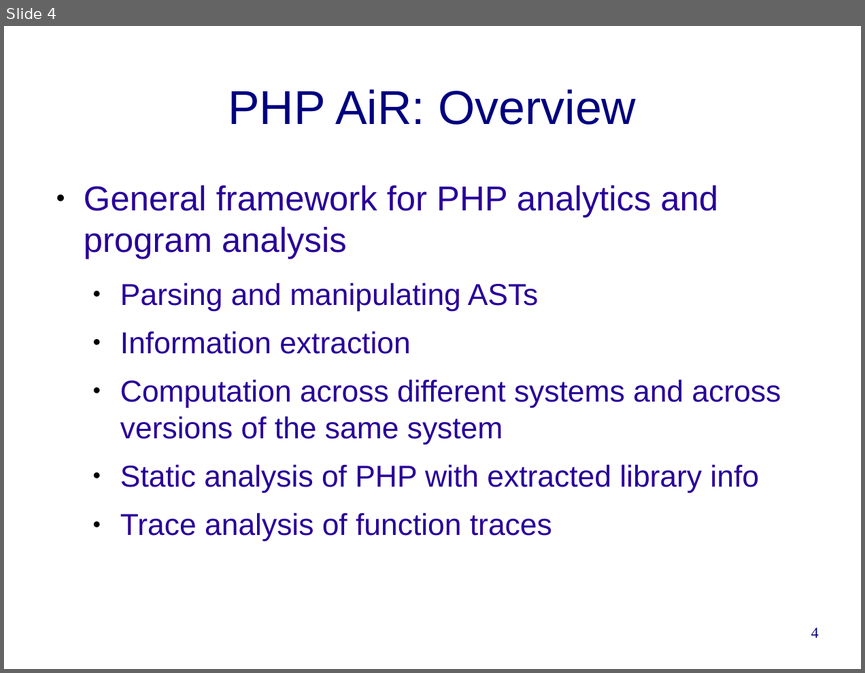
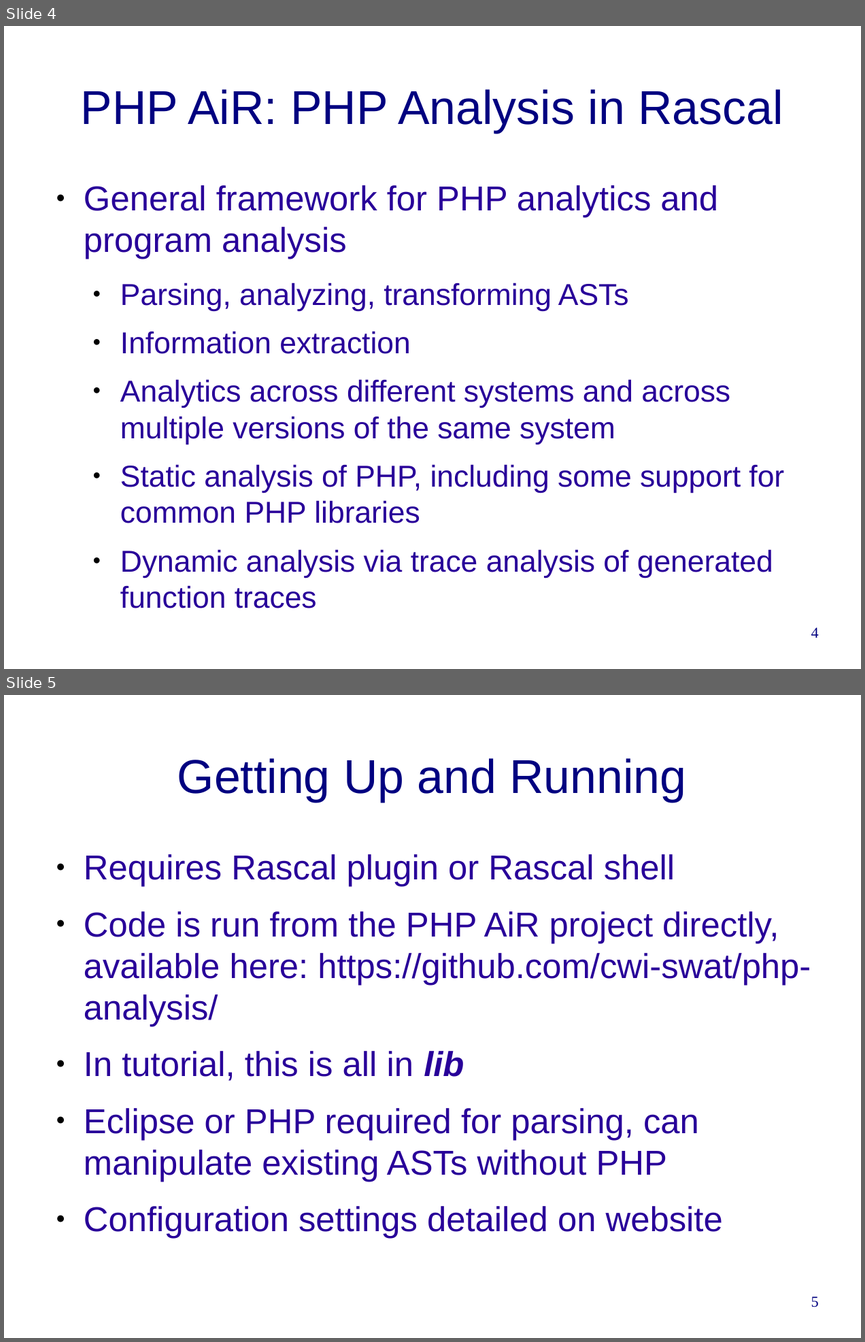
Before and after one commit to cwi-swat/rascal-course-pldi-2015, a slide deck: presentations/PHP-analysis.odp. Shown one above the other, each under a label of ours: slide 4 before the commit, slides 4 and 5 after it. The pictures are 865x673 and 865x1342 pixels, drawn with LibreOffice and Linux fonts; fonts in the diff are those of the drawing; background and template pictures are left out. Boxes give left, top, right and bottom in pixels: in the first picture for what was removed or moved away, otherwise in the second. Text is boxed around its words. In the diff, an @@ line names an element or a change of style, - is before the commit and + after.

Commit message:
Further work on PHP presentation and tutorial file

```diff
--- a/presentations/PHP-analysis.odp
+++ b/presentations/PHP-analysis.odp
@@ slide 5 added at [4, 695, 861, 1338], background #FFFFFF @@
@@ title added at [177, 758, 687, 802], 44 pt, text #000080 @@
+Getting Up and Running
@@ text added at [84, 854, 810, 1238], 32 pt, text #280099 @@
+● Requires Rascal plugin or Rascal shell
+● Code is run from the PHP AiR project directly, available here: https://github.com/cwi-swat/php-analysis/
+● In tutorial, this is all in lib
+● Eclipse or PHP required for parsing, can manipulate existing ASTs without PHP
+● Configuration settings detailed on website
@@ page number added at [811, 1296, 819, 1307], 14 pt, text #000080 @@
+5
@@ slide 4 changed as well @@
@@ title at [80, 89, 783, 133]: text changed @@
-PHP AiR: Overview
+PHP AiR: PHP Analysis in Rascal
@@ text at [120, 282, 629, 311]: text changed @@
-  ● Parsing and manipulating ASTs
+  ● Parsing, analyzing, transforming ASTs
@@ text at [120, 379, 784, 608]: text changed @@
-  ● Computation across different systems and across versions of the same system
-  ● Static analysis of PHP with extracted library info
-  ● Trace analysis of function traces
+  ● Analytics across different systems and across multiple versions of the same system
+  ● Static analysis of PHP, including some support for common PHP libraries
+  ● Dynamic analysis via trace analysis of generated function traces
```
Also in this commit, not shown: 5 other slides changed, 15 other slides added, 9 slides removed, 1 other file.
